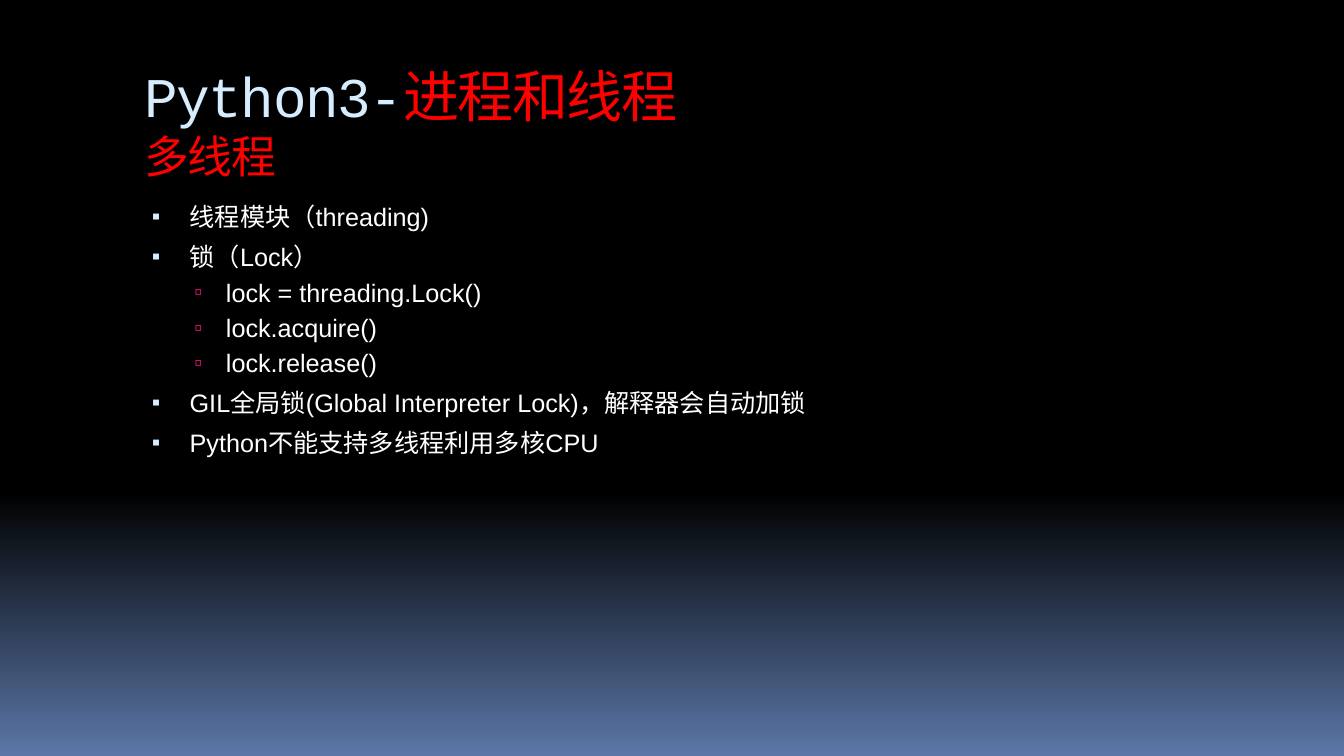
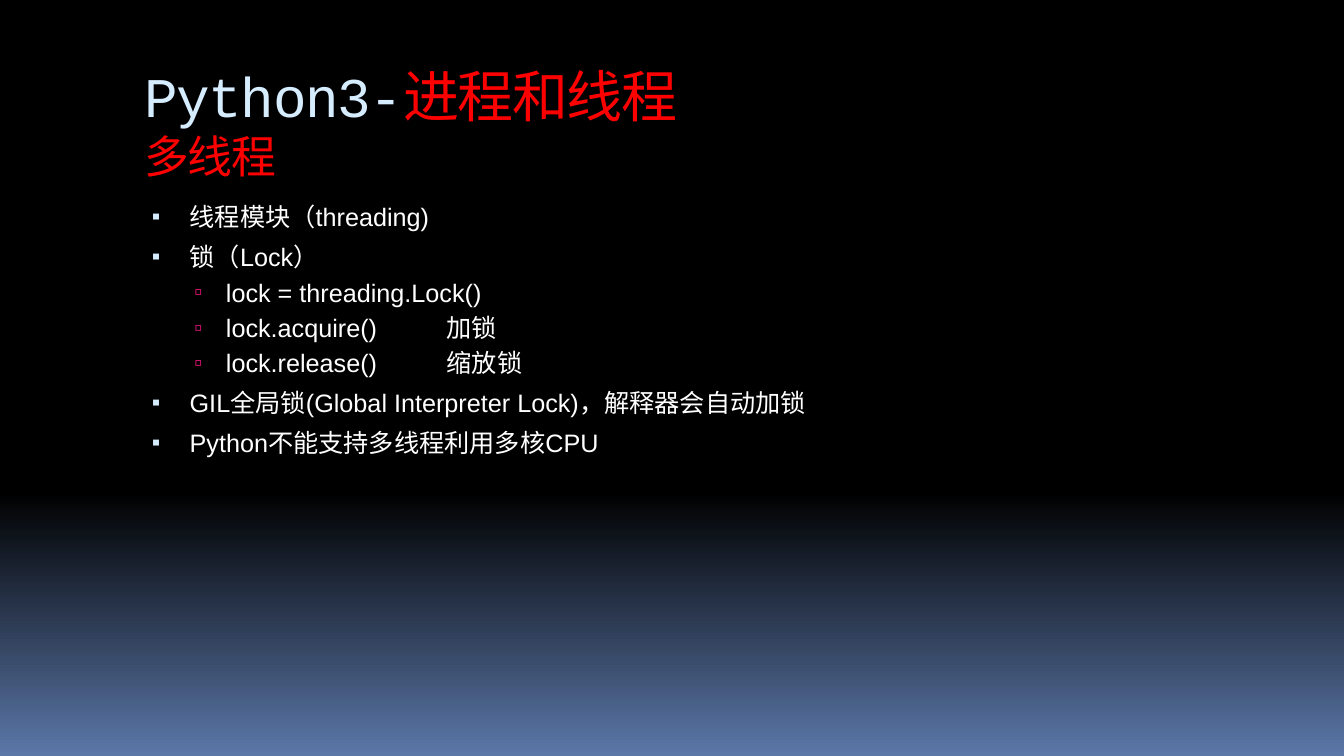
Before and after one commit to 260936767/UpdateServer, a slide deck: slide 38 of flexx_study/report for python&flexx.pptx. Drawn at 1344x756 pixels with LibreOffice and Linux fonts; fonts in the diff are those of the drawing. Boxes give left, top, right and bottom in pixels: in the first picture for what was removed or moved away, otherwise in the second. Text is boxed around its words. In the diff, an @@ line names an element or a change of style, - is before the commit and + after.

```diff
--- a/flexx_study/report for python&flexx.pptx
+++ b/flexx_study/report for python&flexx.pptx
@@ text at [226,315,523,378]: text changed @@
-  ▫ lock.acquire()
-  ▫ lock.release()
+  ▫ lock.acquire() 加锁
+  ▫ lock.release() 缩放锁
```
Also in this commit, not shown: 4 other slides changed, 3 slides added, 1 slide removed.
